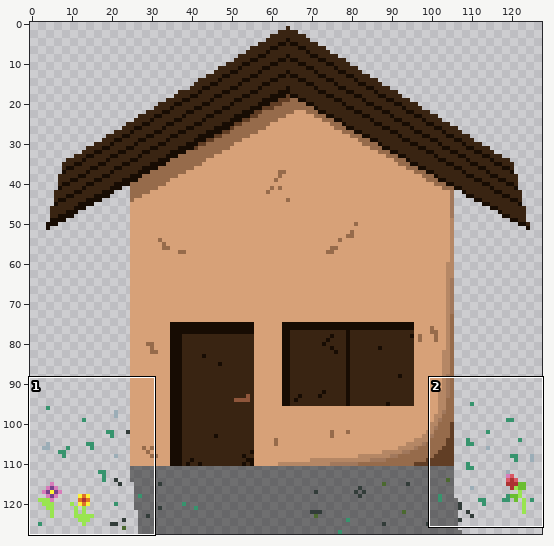
One commit to this pixel-art file: Arts/Arquivos/Others/Casa.aseprite. The picture above shows the old version from afar; the outline marks the close-up.
Close-up. First the earlier version:
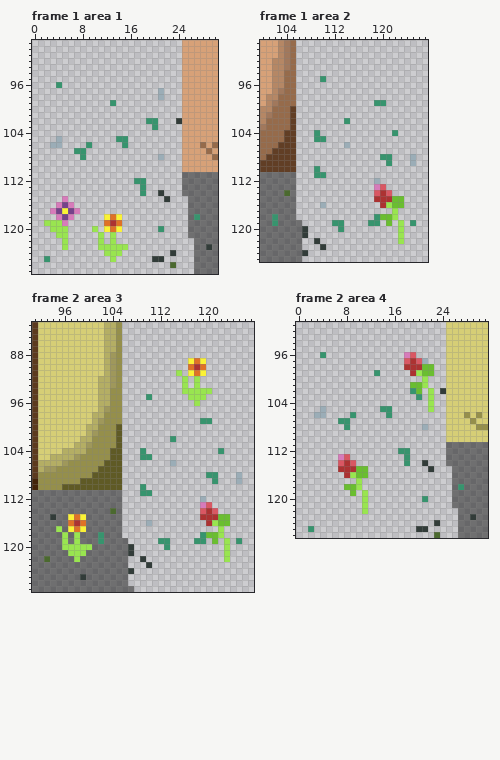
128x128 pixels, 3 frames. Shown: frame 1 area 1: x 0..30, y 89..127; frame 1 area 2: x 100..127, y 89..125; frame 2 area 3: x 91..127, y 83..127; frame 2 area 4: x 0..31, y 91..126. The commit also changed other frames or places, which this record leaves out.
The same view after the edit:
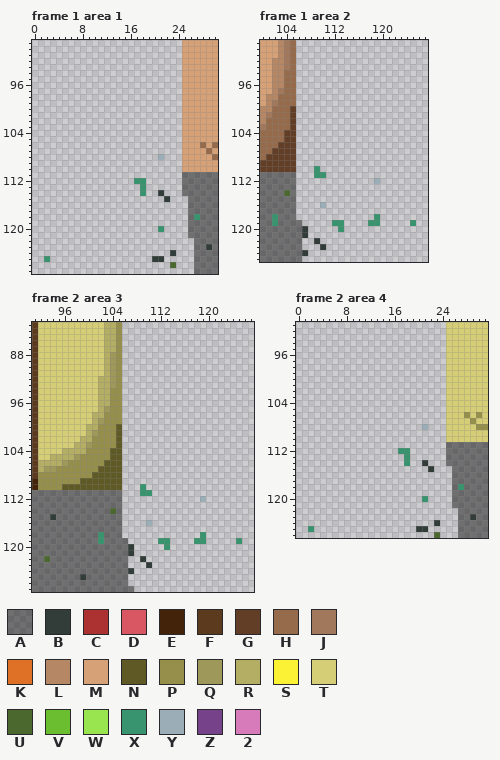
Palette (. is transparent): A #0d0d0d7d  B #323c39  C #ac3232  D #d95763  E #432309  F #5c3a1e  G #613e25  H #966b4b  J #a1785c  K #df7126  L #b58765  M #d7a178  N #5f5a25  P #958f4b  Q #9f985b  R #b4ae64  S #fbf236  T #d6ce76  U #4b692f  V #6abe30  W #99e550  X #37946e  Y #9badb7  Z #76428a  2 #d77bba
Changes in this commit:
Changed rows in their new state; - is an unchanged pixel.
Frame 1 area 1, layer "Casa":
first column x 3:
 96 -.--------------------
 97 ------------------.---
 98 ------------------.---
 99 ----------.-----------
102 ----------------..---.
103 -----------------.----
105 -.---------..---------
106 ..----.-----.---------
107 ----..----------------
108 -----.----------------
first column x 2:
115 ---.----------
116 --...---------
117 -.....--------
118 --...-----...-
119 ....------...-
120 -...----.-...-
121 --..-----.-.--
122 ---.-----.-.--
123 ---.-----.....
124 ----------...-
125 -----------.--
Frame 1 area 2, layer "Casa":
first column x 110:
 95 .
first column x 109:
 99 ----------..-----
102 -----.-----------
104 .------------.---
105 ..---------------
106 -----.-----------
108 -----------..---.
109 ------------.---.
first column x 119:
113 ..---
114 ...--
115 .....
116 -....
117 ---.-
118 -...-
119 --.-.
120 ----.
121 ----.
122 ----.
Frame 2 area 3, layer "Casa":
first column x 109:
 89 --------...------
 90 --------...------
 91 ------.-...------
 92 -------.-.-------
 93 -------.-.-------
 94 -------.....-----
 95 -.------...------
 96 ---------.-------
 99 ----------..-----
102 -----.-----------
104 .------------.---
105 ..---------------
106 -----.-----------
108 -----------..---.
109 ------------.---.
first column x 95:
113 ------------------------..---
114 ------------------------...--
115 --AAA-------------------.....
116 --AAA--------------------....
117 A-AAA----------------------.-
118 -A-A---------------------...-
119 -A-A----------------------.-.
120 -AAAAA----------------------.
121 --AAA-----------------------.
122 ---A------------------------.
Frame 2 area 4, layer "Casa":
first column x 3:
 96 -.-------------..-----
 97 ---------------....---
 98 ---------------.....--
 99 ----------.-----....--
100 ------------------.---
101 ----------------...---
102 ----------------..-.-.
103 -----------------.-.--
104 -------------------.--
105 -.---------..------.--
106 ..----.-----.---------
107 ----..----------------
108 -----.----------------
first column x 7:
113 ..---
114 ...--
115 .....
116 -....
117 ---.-
118 -...-
119 --.-.
120 ----.
121 ----.
122 ----.
